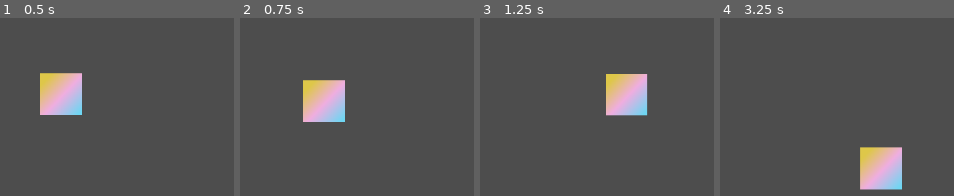
Above: before the commit, frames 1-4 (left to right).
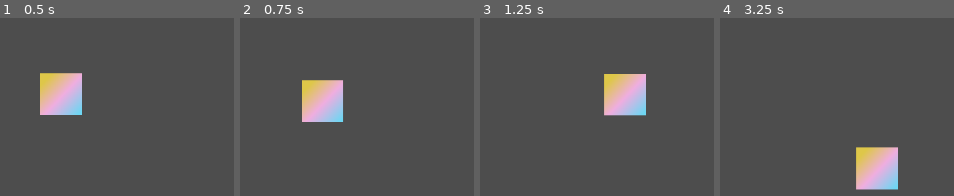
Above: after the commit, the same moments.

Repository: BoopEnthusiast/Mini-Jam-175
Game: Godot game, scene res://worlds/main.tscn
The game is run twice, just before and just after one commit, with the same random seed, the same clock (stepped at 60 frames per second) and the same inputs.
Inputs:
- Up to frame 1 (0.5 s): no input
- Up to frame 2 (0.75 s): hold D (right) from 0.53 s (still down); tap Space (jump) at 0.6 s
- Up to frame 3 (1.25 s): keep holding D (right); tap Space (jump) at 0.77, 1.07 s
- Up to frame 4 (3.25 s): tap Space (jump) at 1.35, 1.52, 1.82, 2.1, 2.85, 3.02 s; release D (right) at 2.03 s; hold A (left) 2.03-2.78 s; hold D (right) from 2.78 s (still down)

Frame 1 is identical in both runs. In frame 2, 0.3% of the frame differs, in the area x 26-45%, y 34-59%; in frame 3, 0.3%; in frame 4, 0.9%, in the area x 58-78%, y 72-97%.

Commit message:
Singleton has player + start jump buffer

Diff:
--- a/entities/player/player.gd
+++ b/entities/player/player.gd
@@ -1,15 +1,20 @@
+class_name Player
 extends CharacterBody2D
 
 
 const SPEED = 300.0
-const ACCEL = 100.0
-
+const ACCEL = 70.0
 const JUMP_VELOCITY = -400.0
 
-var was_on_floor: bool = false
-var has_double_jumped: bool = false
+var was_on_floor := false
+var has_double_jumped := false
+var has_pressed_jump := false
 
 @onready var coyote_time: Timer = $CoyoteTime
+
+
+func _enter_tree() -> void:
+	Singleton.player = self
 
 
 func _physics_process(delta: float) -> void:
--- a/entities/player/player.tscn
+++ b/entities/player/player.tscn
@@ -28,3 +28,8 @@
 process_callback = 0
 wait_time = 0.1
 one_shot = true
+
+[node name="JumpBuffer" type="Timer" parent="."]
+process_callback = 0
+wait_time = 0.05
+one_shot = true
--- /dev/null
+++ b/misc/singleton.gd
@@ -0,0 +1,4 @@
+extends Node
+
+
+var player: Player
--- a/project.godot
+++ b/project.godot
@@ -17,7 +17,7 @@
 
 [autoload]
 
-Singleton="*res://singleton.gd"
+Singleton="*res://misc/singleton.gd"
 
 [display]
 
@@ -43,5 +43,6 @@
 "deadzone": 0.5,
 "events": [Object(InputEventKey,"resource_local_to_scene":false,"resource_name":"","device":-1,"window_id":0,"alt_press …(191 unchanged characters)…
 , Object(InputEventJoypadButton,"resource_local_to_scene":false,"resource_name":"","device":-1,"button_index":0,"pressure":0.0,"pressed":true,"script":null)
+, Object(InputEventKey,"resource_local_to_scene":false,"resource_name":"","device":-1,"window_id":0,"alt_pressed":false,"shift_pressed":false,"ctrl_pressed":false,"meta_pressed":false,"pressed":false,"keycode":0,"physical_keycode":87,"key_label":0,"unicode":119,"location":0,"echo":false,"script":null)
 ]
 }
--- a/singleton.gd
+++ /dev/null
@@ -1 +0,0 @@
-extends Node
